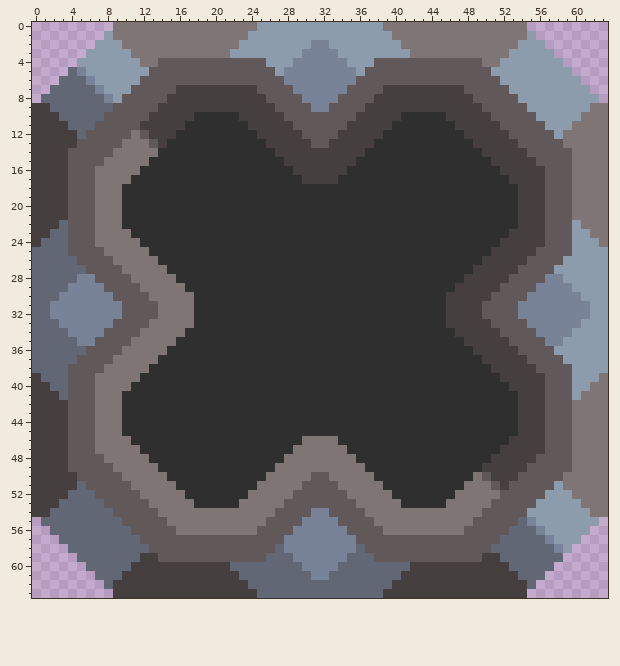
File history of a pixel-art sprite, sprites/blocks/drills/stroke-drill.png. That is the earlier state.
The file is 64x64 pixels.
Once edited:
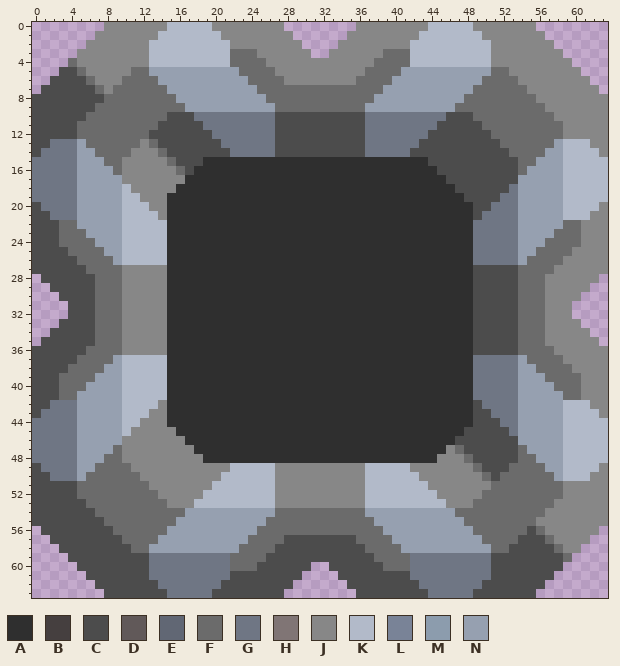
Palette (. is transparent): A #2f2f2f  B #453f3f  C #4c4c4c  D #615959  E #616774  F #6b6b6b  G #6f7684  H #807575  J #878787  K #b2bac9  L #798397  M #8c9cad  N #96a0b0
Changes in this commit:
Changed rows in their new state; - is an unchanged pixel.
first column x 0:
 0 --------JJJJJJJKKKKKJJJJJJJJ........JJJJJJJJKKKKKJJJJJJJ--------
 1 -------JJJJJJJKKKKKKKJJJJJJJJ......JJJJJJJJKKKKKKKJJJJJJJ-------
 2 ------JJJJJJJKKKKKKKKKJJJJJJJJ....JJJJJJJJKKKKKKKKKJJJJJJJ------
 3 -----JJJJJJJJKKKKKKKKKFFFJJJJJJ..JJJJJJFFFKKKKKKKKKJJJJJJJJ-----
 4 ----FJJJJJJJJKKKKKKKKKFFFFJJJJJJJJJJJJFFFFKKKKKKKKKJJJJJJJJJ----
 5 ---CCFJJJJJFFNNNNNNNNNNFFFFJJJJJJJJJJFFFFNNNNNNNNNNFFJJJJJJJJ---
 6 --CCCCFJJJFFFFNNNNNNNNNNFFFFJJJJJJJJFFFFNNNNNNNNNNFFFFJJJJJJJJ--
 7 -CCCCCCFJFFFFFFNNNNNNNNNNFFFFFFFFFFFFFFNNNNNNNNNNFFFFFFJJJJJJJJ-
 8 CCCCCCCCFFFFFFFFNNNNNNNNNNFFFFFFFFFFFFNNNNNNNNNNFFFFFFFFJJJJJJJJ
 9 CCCCCCCFFFFFFFFFFNNNNNNNNNNFFFFFFFFFFNNNNNNNNNNFFFFFFFFFFJJJJJJJ
10 CCCCCCFFFFFFFFFCCCGGGGGGGGGCCCCCCCCCCGGGGGGGGGCCCFFFFFFFFFJJJJJJ
11 CCCCCFFFFFFFFFCCCCCGGGGGGGGCCCCCCCCCCGGGGGGGGCCCCCFFFFFFFFFJJJJJ
12 CCCCCFFFFFFFFCCCCCCCGGGGGGGCCCCCCCCCCGGGGGGGCCCCCCCFFFFFFFFJJJJJ
13 CCGGGNFFFFFFJFCCCCCCCGGGGGGCCCCCCCCCCGGGGGGCCCCCCCCCFFFFFFNKKKJJ
14 CGGGGNNFFFFJJJFCCCCCCCGGGGGCCCCCCCCCCGGGGGCCCCCCCCCCCFFFFNNKKKKJ
15 GGGGGNNNFFJJJJJFCCC---------AAAAAAAA--------CCCCCCCCCCFFNNNKKKKK
16 GGGGGNNNNFJJJJJJFC-----------AAAAAA----------CCCCCCCCCFNNNNKKKKK
17 GGGGGNNNNNJJJJJJJ-------------AAAA------------CCCCCCCCNNNNNKKKKK
18 GGGGGNNNNNKJJJJJ-------------------------------CCCCCCGNNNNNKKKKK
19 GGGGGNNNNNKKJJJ---------------------------------CCCCGGNNNNNKKKKK
20 CGGGGNNNNNKKKJJ----------------------------------CCGGGNNNNNKKKKJ
21 CCGGGNNNNNKKKKJ----------------------------------CGGGGNNNNNKKKJJ
22 CCCFFNNNNNKKKKK----------------------------------GGGGGNNNNNFFJJJ
23 CCCFFFNNNNKKKKK----------------------------------GGGGGNNNNFFFJJJ
24 CCCFFFFNNNKKKKK----------------------------------GGGGGNNNFFFFJJJ
25 CCCCFFFFNNKKKKK----------------------------------GGGGGNNFFFFJJJJ
26 CCCCCFFFFNKKKKK----------------------------------GGGGGNFFFFJJJJJ
27 CCCCCCFFFFJJJJJ----------------------------------CCCCCFFFFJJJJJJ
28 .CCCCCCFFFJJJJJA--------------------------------ACCCCCFFFJJJJJJ.
29 ..CCCCCFFFJJJJJAA------------------------------AACCCCCFFFJJJJJ..
30 ...CCCCFFFJJJJJAAA----------------------------AAACCCCCFFFJJJJ...
31 ....CCCFFFJJJJJAAA----------------------------AAACCCCCFFFJJJ....
32 ....CCCFFFJJJJJAAA----------------------------AAACCCCCFFFJJJ....
33 ...CCCCFFFJJJJJAAA----------------------------AAACCCCCFFFJJJJ...
34 ..CCCCCFFFJJJJJAA------------------------------AACCCCCFFFJJJJJ..
35 .CCCCCCFFFJJJJJA--------------------------------ACCCCCFFFJJJJJJ.
36 CCCCCCFFFFJJJJJ----------------------------------CCCCCFFFFJJJJJJ
37 CCCCCFFFFNKKKKK----------------------------------GGGGGNFFFFJJJJJ
38 CCCCFFFFNNKKKKK----------------------------------GGGGGNNFFFFJJJJ
39 CCCFFFFNNNKKKKK----------------------------------GGGGGNNNFFFFJJJ
40 CCCFFFNNNNKKKKK----------------------------------GGGGGNNNNFFFJJJ
41 CCCFFNNNNNKKKKK----------------------------------GGGGGNNNNNFFJJJ
42 CCGGGNNNNNKKKKJ----------------------------------CGGGGNNNNNKKKJJ
43 CGGGGNNNNNKKKJJ----------------------------------CCGGGNNNNNKKKKJ
44 GGGGGNNNNNKKJJJ----------------------------------CCCGGNNNNNKKKKK
45 GGGGGNNNNNKJJJJJ--------------------------------CCCCCGNNNNNKKKKK
46 GGGGGNNNNNJJJJJJJ-------------AAAA-------------CCCCCCCNNNNNKKKKK
47 GGGGGNNNNFJJJJJJJJ-----------AAAAAA-----------JFCCCCCCFNNNNKKKKK
48 GGGGGNNNFFJJJJJJJJJ---------AAAAAAAA---------JJJFCCCCCFFNNNKKKKK
49 CGGGGNNFFFFJJJJJJJJJJJKKKKKJJJJJJJJJJKKKKKJJJJJJJFCCCFFFFNNKKKKJ
50 CCGGGNFFFFFFJJJJJJJJJKKKKKKJJJJJJJJJJKKKKKKJJJJJJJFCFFFFFFNKKKJJ
51 CCCCCFFFFFFFFJJJJJJJKKKKKKKJJJJJJJJJJKKKKKKKJJJJJJJFFFFFFFFJJJJJ
52 CCCCCFFFFFFFFFJJJJJKKKKKKKKJJJJJJJJJJKKKKKKKKJJJJJFFFFFFFFFJJJJJ
53 CCCCCCFFFFFFFFFJJJKKKKKKKKKJJJJJJJJJJKKKKKKKKKJJJFFFFFFFFFJJJJJJ
54 CCCCCCCFFFFFFFFFFNNNNNNNNNNFFFFFFFFFFNNNNNNNNNNFFFFFFFFFFJJJJJJJ
55 CCCCCCCCFFFFFFFFNNNNNNNNNNFFFFFFFFFFFFNNNNNNNNNNFFFFFFFFJJJJJJJJ
56 -CCCCCCCCFFFFFFNNNNNNNNNNFFFFFFFFFFFFFFNNNNNNNNNNFFFFFFCFJJJJJJ-
57 --CCCCCCCCFFFFNNNNNNNNNNFFFFCCCCCCCCFFFFNNNNNNNNNNFFFFCCCFJJJJ--
58 ---CCCCCCCCFFNNNNNNNNNNFFFFCCCCCCCCCCFFFFNNNNNNNNNNFFCCCCCFJJ---
59 ----CCCCCCCCCGGGGGGGGGFFFFCCCCCCCCCCCCFFFFGGGGGGGGGCCCCCCCCF----
60 -----CCCCCCCCGGGGGGGGGFFFCCCCCC..CCCCCCFFFGGGGGGGGGCCCCCCCC-----
61 ------CCCCCCCGGGGGGGGGCCCCCCCC....CCCCCCCCGGGGGGGGGCCCCCCC------
62 -------CCCCCCCGGGGGGGCCCCCCCC......CCCCCCCCGGGGGGGCCCCCCC-------
63 --------CCCCCCCGGGGGCCCCCCCC........CCCCCCCCGGGGGCCCCCCC--------
Boxes around the changes in both pictures, in picture pixels (x1, y1, x2, y2):
changed: (32, 22, 608, 598)
